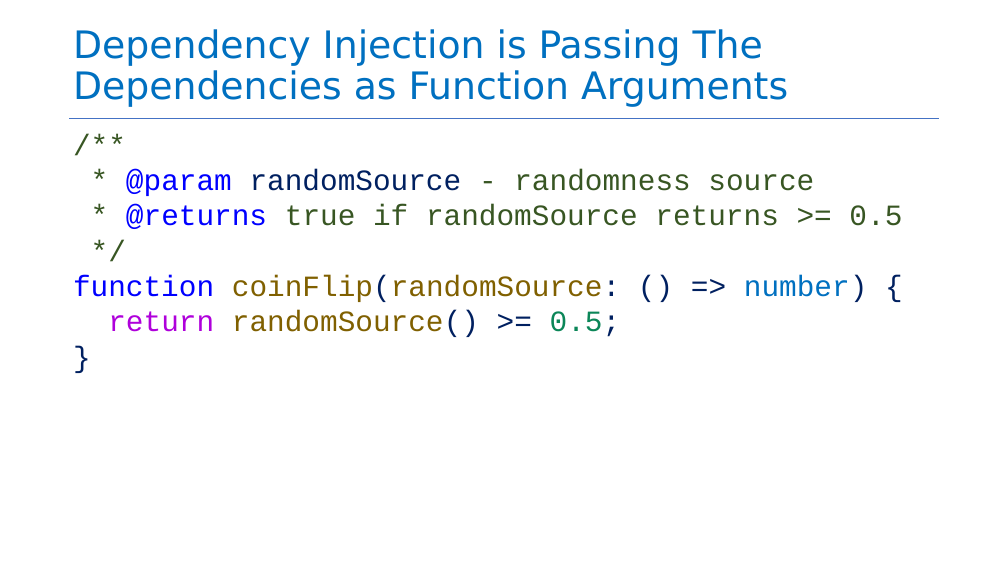
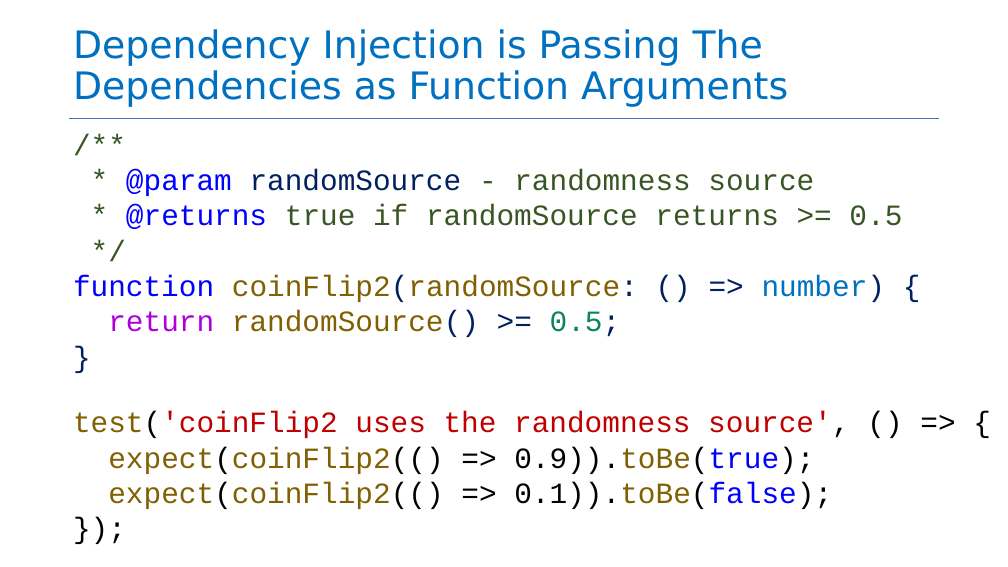
Before and after one commit to neu-se/CS4530-Spring-2026, a slide deck: slide 15 of Slides/Module 10 Testing Larger Things.pptx. Drawn at 1008x567 pixels with LibreOffice and Linux fonts; fonts in the diff are those of the drawing. Boxes give left, top, right and bottom in pixels: in the first picture for what was removed or moved away, otherwise in the second. Text is boxed around its words. In the diff, an @@ line names an element or a change of style, - is before the commit and + after.

```diff
--- a/Slides/Module 10 Testing Larger Things.pptx
+++ b/Slides/Module 10 Testing Larger Things.pptx
@@ text at <box>73,275,886,302</box>: text changed @@
-function coinFlip(randomSource: () => number) {
+function coinFlip2(randomSource: () => number) {
@@ text added at <box>73,411,850,509</box>, 56 pt, text #806000 @@
+test('coinFlip2 uses the randomness source', () => {
+expect(coinFlip2(() => 0.9)).toBe(true);
+expect(coinFlip2(() => 0.1)).toBe(false);
+});
```
Also in this commit, not shown: 8 other slides changed, 2 other files.
